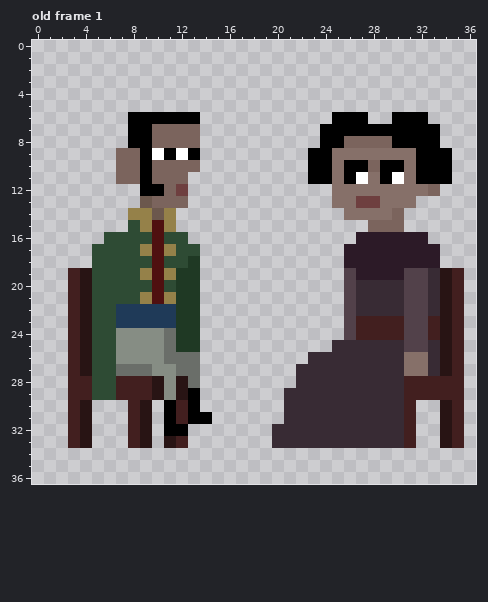
Pixel-art file: godot/assets/Personajes/Evil Twink/Serna y Moro.ase. The picture above is the old version.
37x37 pixels, 1 frame. Shown: old frame 1. The commit also changed other frames, which this record leaves out.
After the commit:
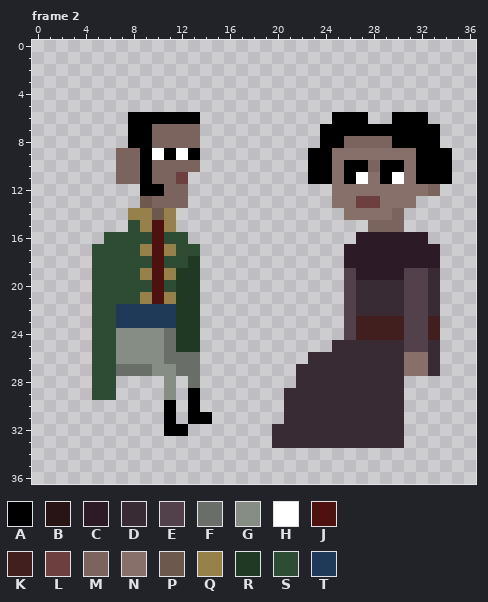
Palette (. is transparent): A #000000  B #281414  C #2c1a27  D #382b34  E #52414a  F #6a6e69  G #868d84  H #ffffff  J #4f1010  K #421f1f  L #6e3f3f  M #7b645d  N #867069  P #6c584d  Q #958149  R #1f3924  S #2e4b34  T #1f3a58
A new or re-ordered frame is compared with the old frame closest to it.
What changed:
frames 1 -> 8
layer "Serna Hablando" added
layer "Juana Moro" removed
layer "Juana Moro Copy" removed
layer "De la Serna" removed
layer "Layer 1" removed
Frame 2 is new; against old frame 1:
Colour L replaces colour M in row 11 at x 12.
Colour M replaces colour L in row 12 at x 12.
The author cleared colour B in rows 19 to 27 at x 4 and 34; in rows 28 to 29 at x 10 and 12; in rows 30 to 32 at x 4, 9 and 34; in row 33 at x 4, 9, 11 and 34.
The author cleared colour K in rows 19 to 27 at x 3 and 35; in rows 28 to 29 at x 3 to 4, 7 to 9 and 31 to 35; in rows 30 to 31 at x 3, 8, 12, 31 and 35; in row 32 at x 3, 8, 31 and 35; in row 33 at x 3, 8, 12, 31 and 35.
